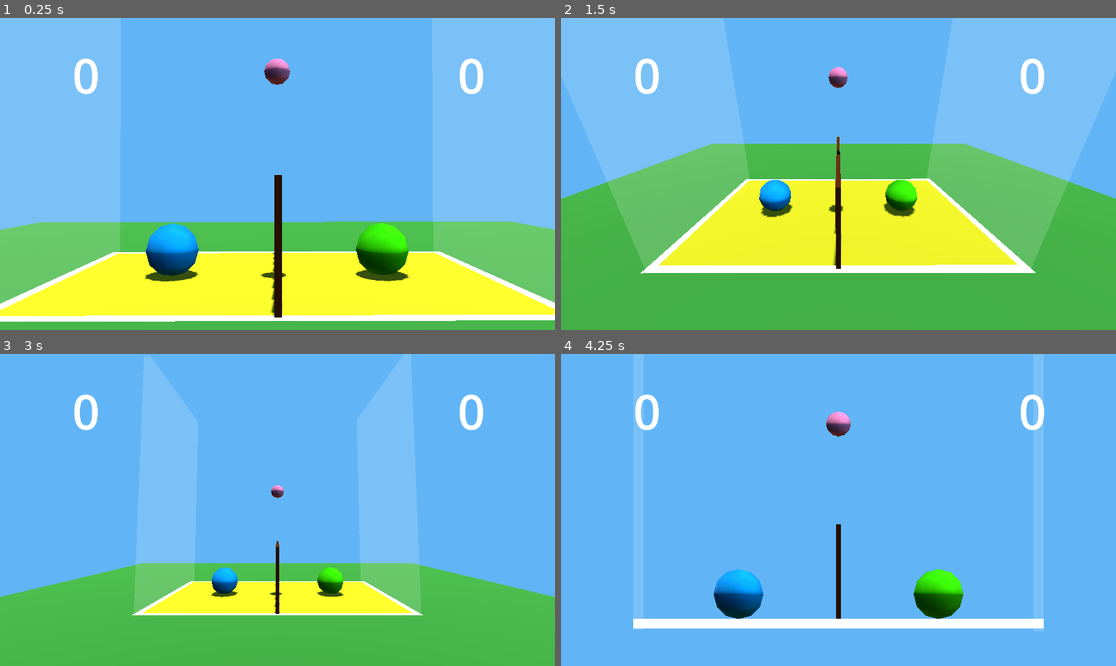
Above: before the commit, frames 1-4 (two rows, left to right).
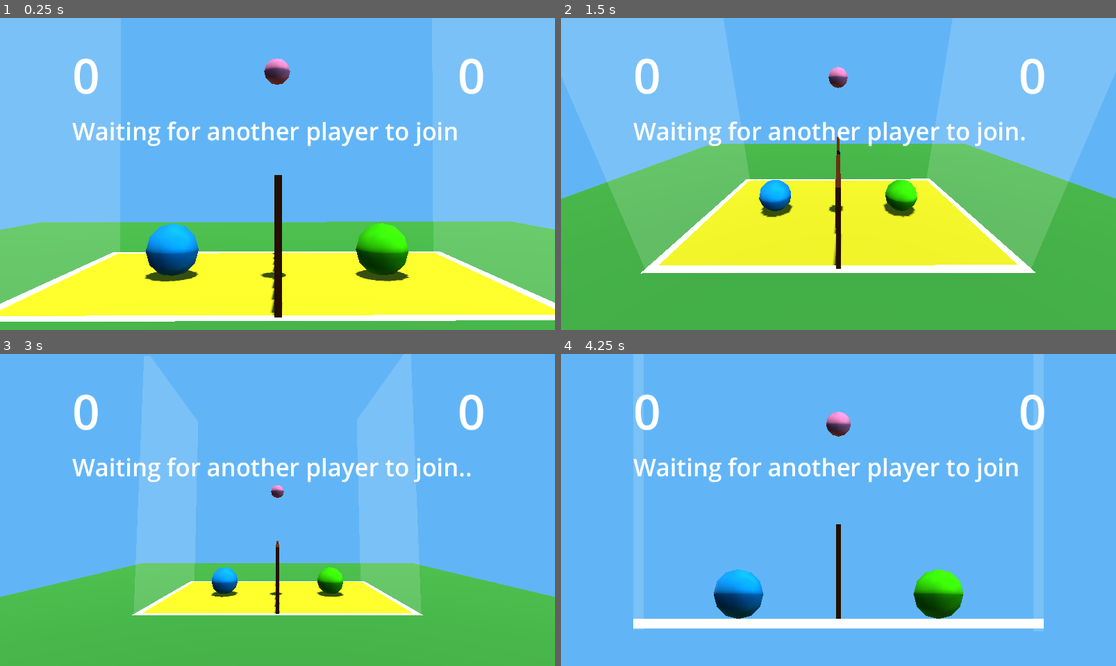
Above: after the commit, the same moments.

Repository: JakubBraz/rust_volleyball
Game: Godot game, scene res://main_scene.tscn
The game is run twice, just before and just after one commit, with the same random seed, the same clock (stepped at 60 frames per second) and the same inputs.
Inputs:
- Up to frame 1 (0.25 s): no input
- Up to frame 2 (1.5 s): tap Enter at 0.5 s; hold Right (ui_right) 0.53-1.28 s; tap 1 (my_key_1) at 0.6 s; tap Space at 1.25 s; hold Left (ui_left) from 1.28 s (still down); tap 2 (my_key_2) at 1.35 s
- Up to frame 3 (3 s): tap Enter at 2 s; release Left (ui_left) at 2.03 s; hold Right (ui_right) 2.03-2.78 s; tap 3 (my_key_3) at 2.1 s; tap Space at 2.75 s; hold Up (ui_up) from 2.78 s (still down); tap 4 (my_key_4) at 2.85 s
- Up to frame 4 (4.25 s): tap Enter at 3.5 s; release Up (ui_up) at 3.53 s; hold Left (ui_left) from 3.53 s (still down); tap 1 (my_key_1) at 3.6 s

The runs differ from the first frame. In frame 1, 1.6% of the frame differs, in the area x 13-83%, y 33-42%; in frame 2, 1.6%; in frame 3, 1.6%, in the area x 13-85%, y 33-42%; in frame 4, 1.6%.

Commit message:
waiting message

Diff:
--- a/game/volleyball/main_scene.gd
+++ b/game/volleyball/main_scene.gd
@@ -7,15 +7,20 @@
 var player_id = PackedByteArray()
 var board_id = PackedByteArray()
 var ping_time = 0
+var game_time = 0
 
 # send ping every 2 seconds
 const PING_FREQ = 2.0
+
+var wait_label_text = "Waiting for another player to join"
+var label_change = 0
 
 
 func _ready() -> void:
 	socket = PacketPeerUDP.new()
 	socket.bind(12001)
-	socket.set_dest_address("127.0.0.1", 12542)
+	#socket.set_dest_address("127.0.0.1", 12542)
+	socket.set_dest_address("20.215.201.30", 12542)
 	socket.put_packet(msg)
 	print("packet sent")
 
@@ -27,6 +32,7 @@
 func _process(delta: float) -> void:
 	#print("delta ", delta, ' ', 1/delta)
 	ping_time += delta
+	game_time += delta
 	#print("ping time", ping_time)
 	if ping_time >= PING_FREQ:
 		ping_time = 0
@@ -34,6 +40,14 @@
 		msg[7] = 22
 		socket.put_packet(msg)
 		#print("ping sent")
+
+	var t = int(game_time)
+	if label_change != t:
+		if $wait_label.text.contains("..."):
+			$wait_label.text = wait_label_text
+		else:
+			$wait_label.text += '.'
+		label_change = t
 
 	#print('message count: ', socket.get_available_packet_count())
 	while socket.get_available_packet_count() > 0:
@@ -49,6 +63,7 @@
 				msg[i + 8] = player_id[i]
 				msg[i + 16] = board_id[i]
 		else:
+			$wait_label.visible = false
 			#print(packet)
 			var ball_r = packet.decode_float(0)
 			var ball_x = packet.decode_float(4)
--- a/game/volleyball/main_scene.tscn
+++ b/game/volleyball/main_scene.tscn
@@ -160,3 +160,11 @@
 theme_override_font_sizes/font_size = 100
 text = "Green won!"
 horizontal_alignment = 1
+
+[node name="wait_label" type="Label" parent="."]
+offset_left = 150.0
+offset_top = 200.0
+offset_right = 952.0
+offset_bottom = 269.0
+theme_override_font_sizes/font_size = 50
+text = "Waiting for another player to join"
Not shown, changed: rust_volleyball/src/bin/starter.rs
